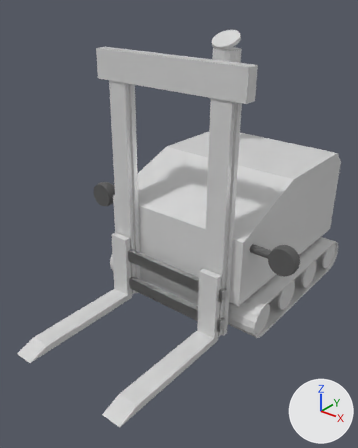
The Blender file models/ForkLiftTruck.blend as it was, and as the next commit left it.
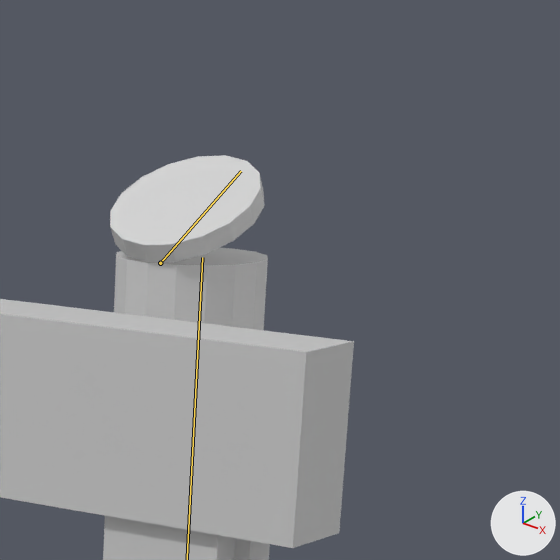
Old and new are each drawn whole from a camera (50 mm lens) standing at (4.14, -6.53, 4.65) and looking at (0.05, -1.42, 1.48) and again close up on the part from 53% to 83% of the width and 0% to 24% of the height. Every picture has the same lights, and +X, +Y and +Z are marked at lower right. Both versions are drawn at frame 23 of the action 'Idle'; the numbers are the values there. The bones that bend it are drawn over the model as lines in the close-ups.

The first close-up shows 'EngineCompartment', 'Exhaust', 'ExhaustTop'.
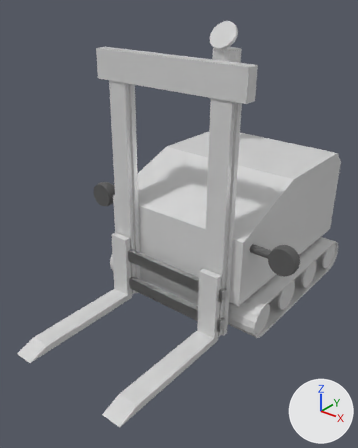
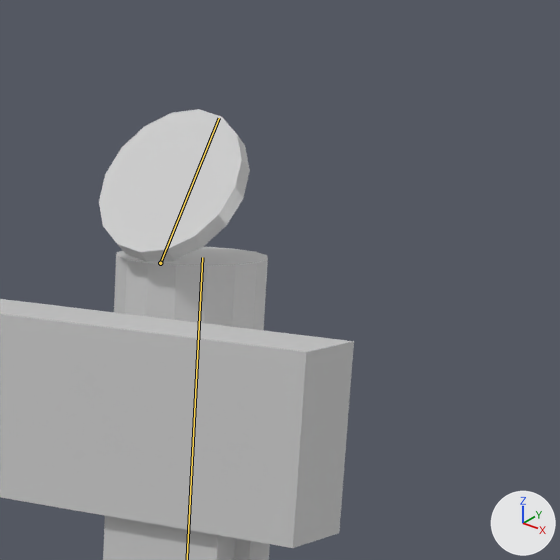
Pixel boxes (x1, y1, x2, y2) of what changed, in the close-ups (560 x 560 px):
'ExhaustTop', posed (44% taller)
    before: (110, 155, 265, 262)
    after: (99, 109, 250, 263)
bone 'ExhaustTop', root to tip
    before: (160, 263) to (241, 171)
    after: (160, 263) to (219, 118)

Patch to the scene script:
```diff
--- a/models/ForkLiftTruck.blend.py
+++ b/models/ForkLiftTruck.blend.py
@@ bone_exhausttop @@
 bone_exhausttop = bpy.data.objects['Armature'].pose.bones['ExhaustTop']  # child of 'ExhaustPipe'
-bone_exhausttop.rotation_quaternion = (0.647, -0.384, 0.0, 0.0)  # degrees (-61, 0, 0)
+bone_exhausttop.rotation_quaternion = (0.741, -0.238, 0.0, 0.0)  # degrees (-36, 0, 0)
```
